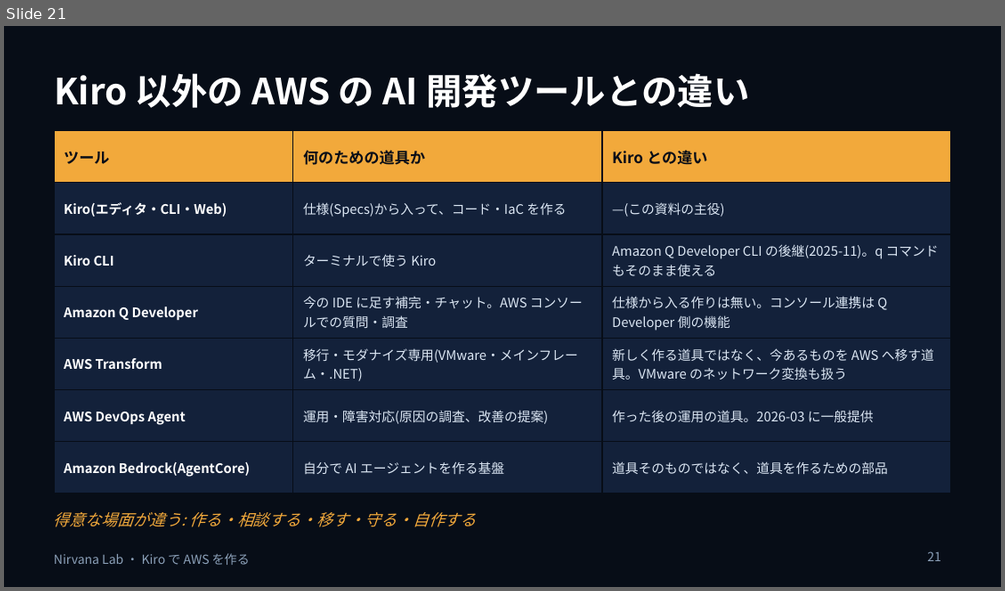
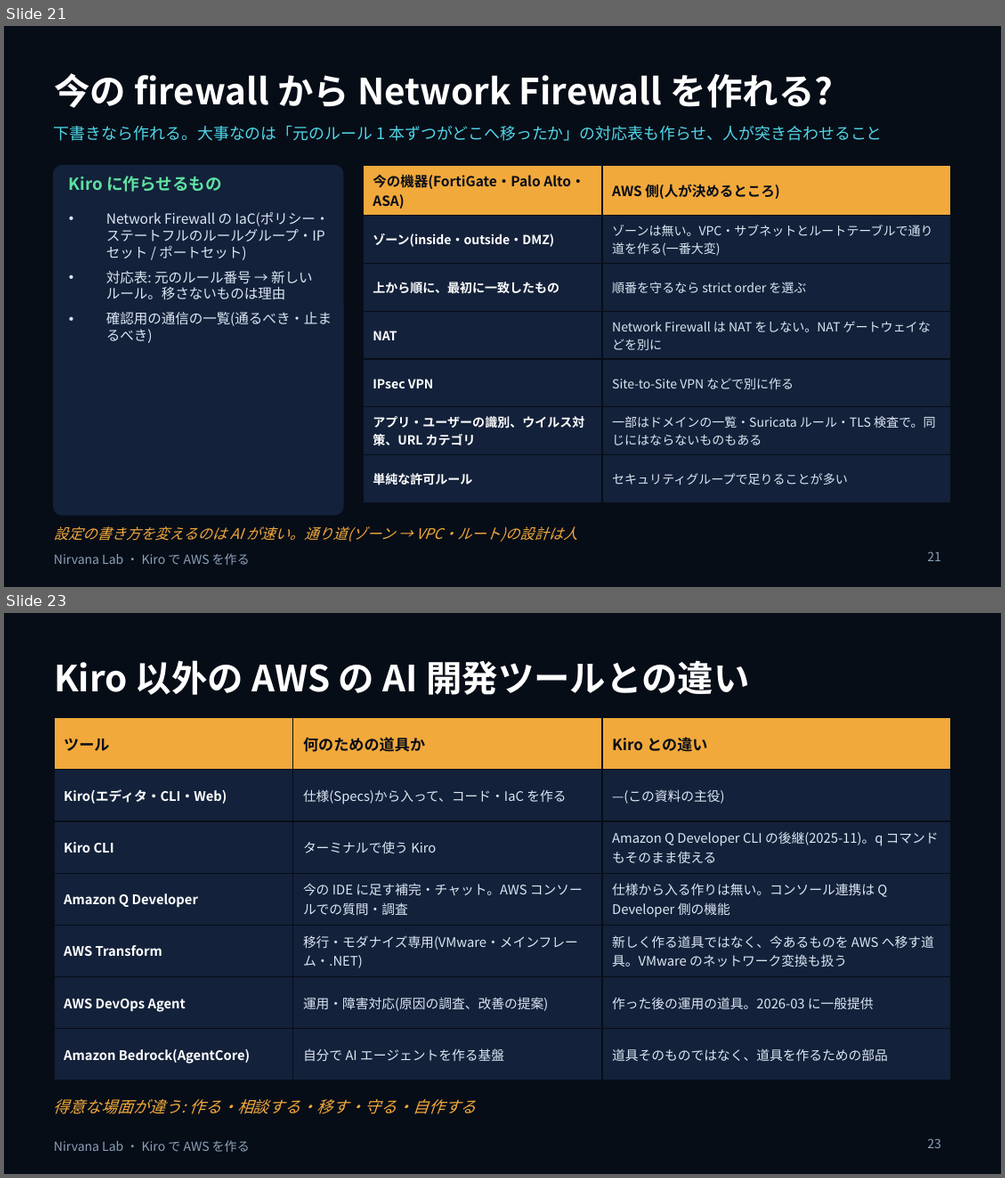
Before and after one commit to w-index-m/nirvana-lab, a slide deck: docs/ai-driven-dev-kiro.pptx. Shown one above the other, each under a label of ours: slide 21 before the commit, slides 21 and 23 after it; the slides between them are not shown. The pictures are 1005x591 and 1005x1178 pixels, drawn with LibreOffice and Linux fonts; fonts in the diff are those of the drawing. Boxes give left, top, right and bottom in pixels: in the first picture for what was removed or moved away, otherwise in the second. Text is boxed around its words. In the diff, an @@ line names an element or a change of style, - is before the commit and + after.

```diff
--- a/docs/ai-driven-dev-kiro.pptx
+++ b/docs/ai-driven-dev-kiro.pptx
@@ slide 21 added at bbox=[4, 26, 1001, 587], background #070D17; not listed: 1 template element that a slide beside it also shows @@
@@ title added at bbox=[54, 73, 833, 108], 26 pt, text #FFFFFF, bold @@
+今の firewall から Network Firewall を作れる?
@@ text added at bbox=[54, 126, 882, 141], 11.5 pt, text #4FD6E8 @@
+下書きなら作れる。大事なのは「元のルール 1 本ずつがどこへ移ったか」の対応表も作らせ、人が突き合わせること
@@ rounded rectangle added at bbox=[54, 166, 343, 515], fill #13213A, outline #13213A 1 pt @@
@@ text added at bbox=[69, 176, 222, 192], 12 pt, text #5FE0A0, bold @@
+Kiro に作らせるもの
@@ table added at bbox=[363, 166, 951, 489], 7 rows, 2 columns @@
+今の機器(FortiGate・Palo Alto・ASA) | AWS 側(人が決めるところ)
+ゾーン(inside・outside・DMZ) | ゾーンは無い。VPC・サブネットとルートテーブルで通り道を作る(一番大変)
+上から順に、最初に一致したもの | 順番を守るなら strict order を選ぶ
+NAT | Network Firewall は NAT をしない。NAT ゲートウェイなどを別に
+IPsec VPN | Site-to-Site VPN などで別に作る
+アプリ・ユーザーの識別、ウイルス対策、URL カテゴリ | 一部はドメインの一覧・Suricata ルール・TLS 検査で。同じにはならないものもある
+単純な許可ルール | セキュリティグループで足りることが多い
@@ text added at bbox=[106, 212, 332, 343], 10 pt, text #DBE6F3 @@
+• Network Firewall の IaC(ポリシー・ステートフルのルールグループ・IP セット / ポートセット)
+• 対応表: 元のルール番号 → 新しいルール。移さないものは理由
+• 確認用の通信の一覧(通るべき・止まるべき)
@@ text added at bbox=[54, 526, 578, 541], 10.5 pt, text #F2A93B, italic @@
+設定の書き方を変えるのは AI が速い。通り道(ゾーン → VPC・ルート)の設計は人
@@ page number added at bbox=[927, 551, 941, 561], 9 pt, text #8BA0B8 @@
+21
@@ what was slide 21 is now slide 23 @@
@@ page number at bbox=[927, 1138, 941, 1148]: text changed @@
-21
+23
```
Also in this commit, not shown: 1 other slide added, 3 other files.
